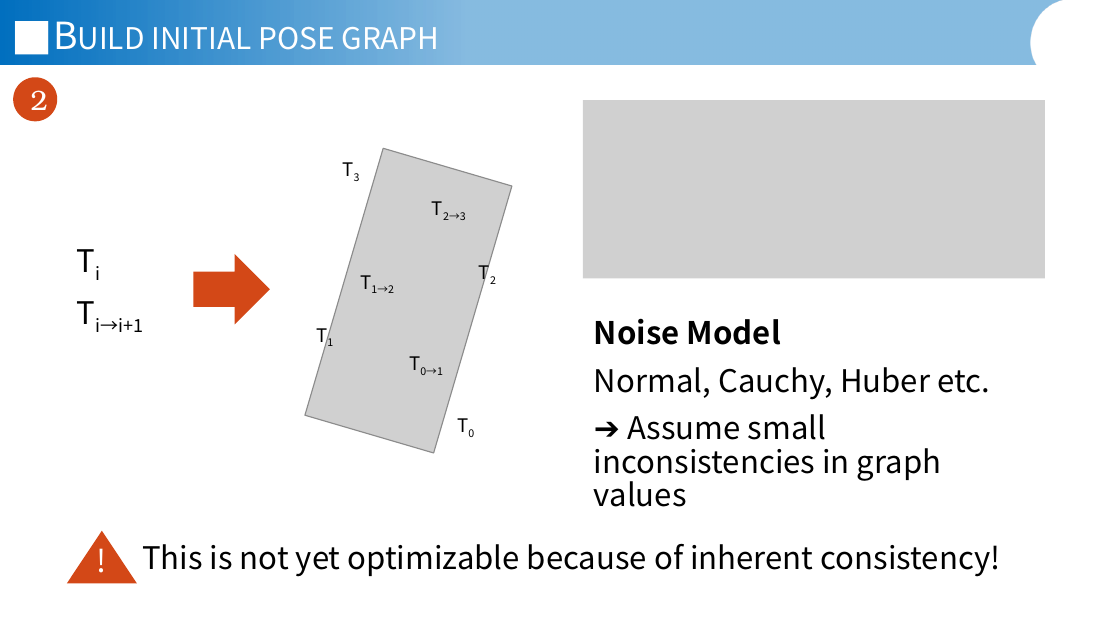
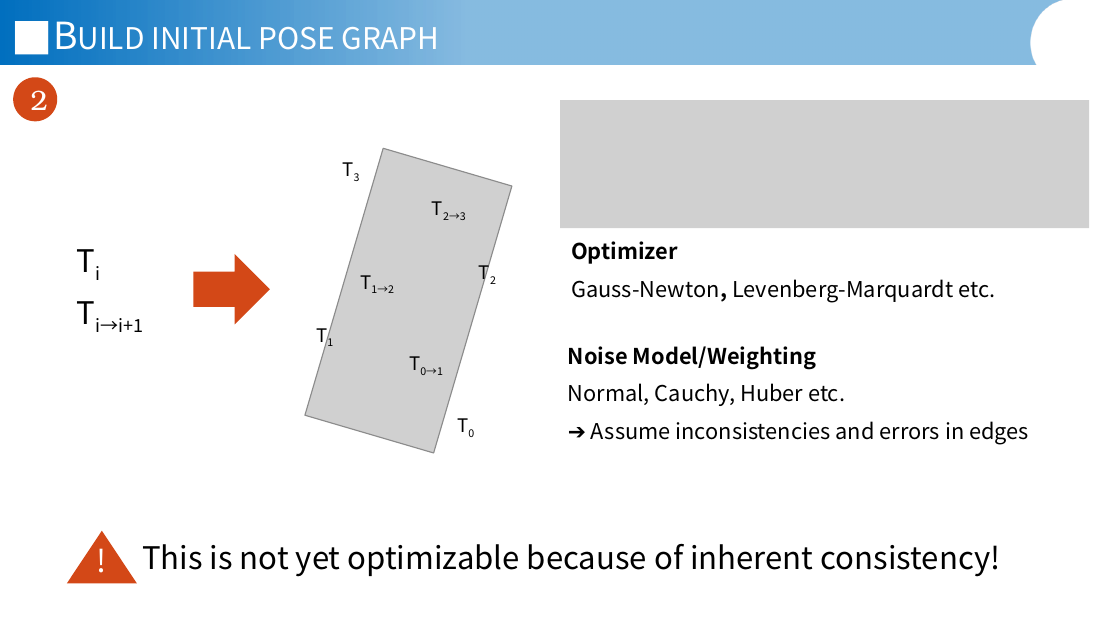
Before and after one commit to JannisIwate/freehand_ur_pgo, a slide deck: slide 9 of documents/Jannis_Meyer_Presentation_11_05_2026.pptx. Drawn at 1120x630 pixels with LibreOffice and Linux fonts; fonts in the diff are those of the drawing; grey boxes stand for pictures; background and template pictures are left out. Boxes give left, top, right and bottom in pixels: in the first picture for what was removed or moved away, otherwise in the second. Text is boxed around its words. In the diff, an @@ line names an element or a change of style, - is before the commit and + after.

```diff
--- a/documents/Jannis_Meyer_Presentation_11_05_2026.pptx
+++ b/documents/Jannis_Meyer_Presentation_11_05_2026.pptx
@@ picture resized from (x1=582, y1=101, x2=1045, y2=279) to (x1=560, y1=101, x2=1089, y2=228) @@
@@ text added at (x1=571, y1=279, x2=995, y2=303), 14 pt, text #000000 @@
+Optimizer
+Gauss-Newton, Levenberg-Marquardt etc.
@@ text "Noise Model/Weighting" moved from (x1=594, y1=318, x2=990, y2=507) to (x1=568, y1=346, x2=1029, y2=445) @@
@@ text at (x1=568, y1=346, x2=816, y2=370): text changed; size 20 to 14 pt @@
-Noise Model
+Noise Model/Weighting
@@ text at (x1=568, y1=383, x2=845, y2=406): size 20 to 14 pt in "Normal, Cauchy, Huber etc." @@
@@ text at (x1=591, y1=421, x2=1029, y2=445): text changed; size 20 to 14 pt @@
-➔ Assume small inconsistencies in graph values
+➔ Assume inconsistencies and errors in edges
```
Also in this commit, not shown: 2 other slides changed.
